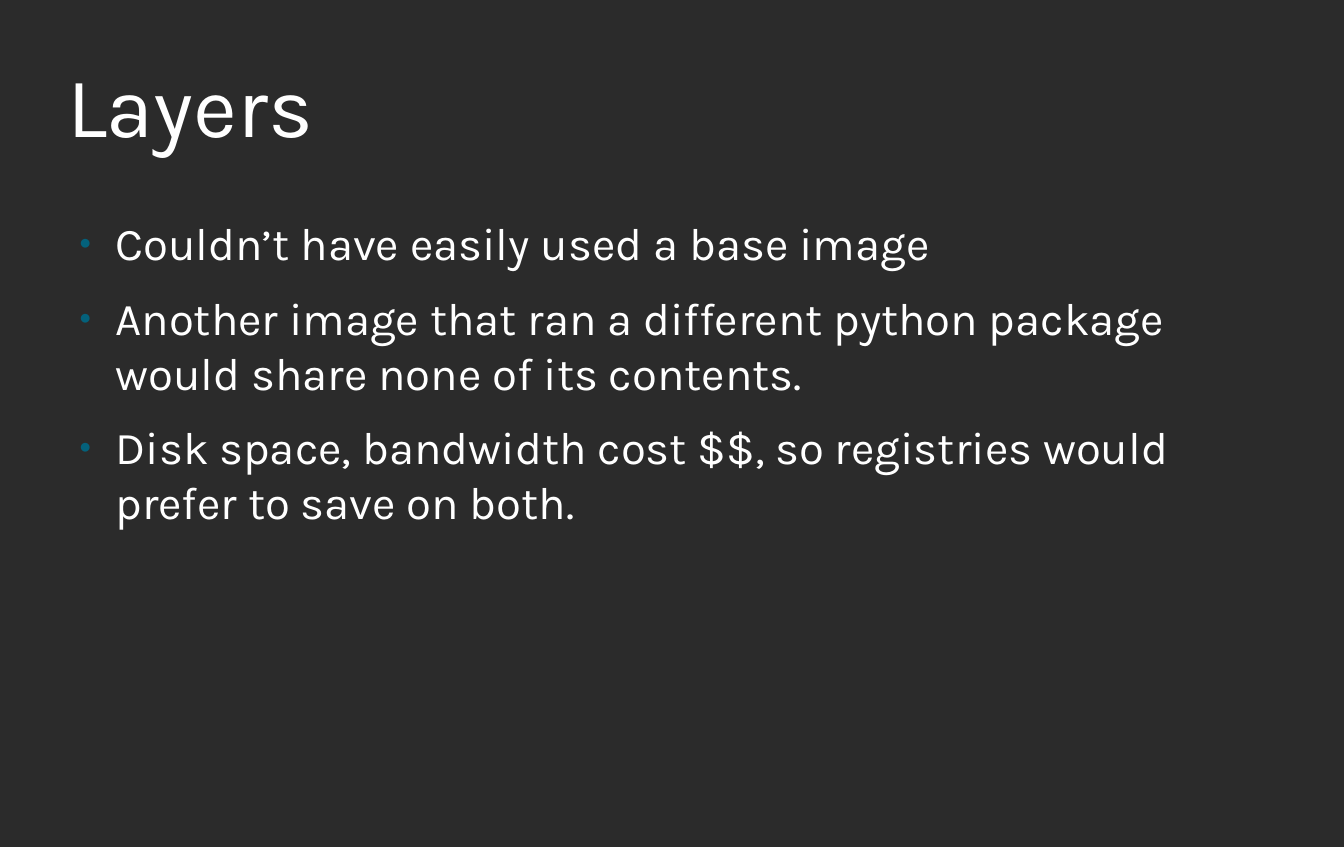
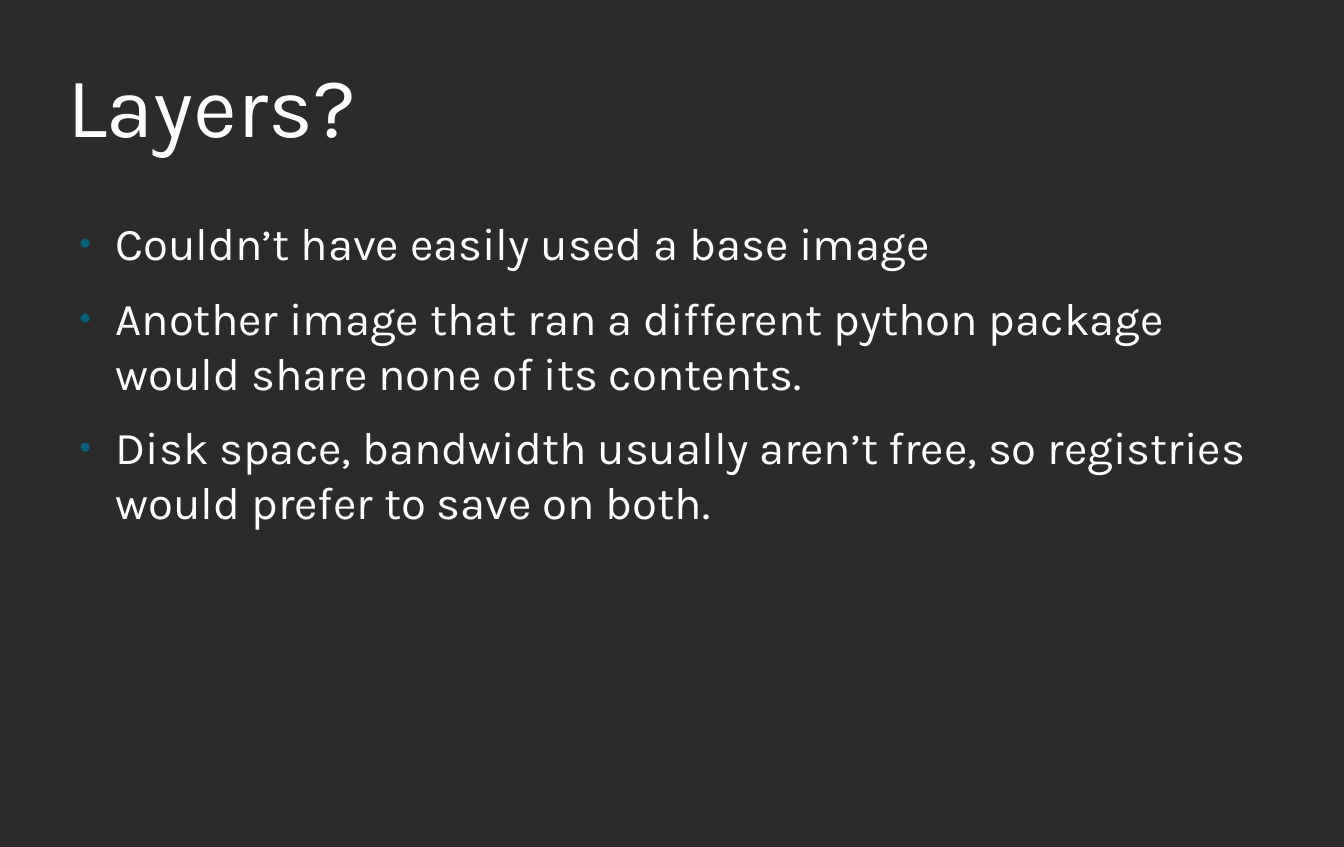
Before and after one commit to nalind/devconf.us-2018, a slide deck: slide 23 of images.odp (slide 20 before the commit). Drawn at 1344x847 pixels with LibreOffice and Linux fonts; fonts in the diff are those of the drawing; background and template pictures are left out; a plain dark background stands for a picture behind light text. Boxes give left, top, right and bottom in pixels: in the first picture for what was removed or moved away, otherwise in the second. Text is boxed around its words. In the diff, an @@ line names an element or a change of style, - is before the commit and + after.

```diff
--- a/images.odp
+++ b/images.odp
@@ title at (67,82,355,158): text changed @@
-Layers
+Layers?
@@ text at (115,432,1245,530): text changed @@
-● Disk space, bandwidth cost $$, so registries would prefer to save on both.
+● Disk space, bandwidth usually aren’t free, so registries would prefer to save on both.
```
Also in this commit, not shown: 18 other slides changed, 5 slides added, 2 slides removed.
